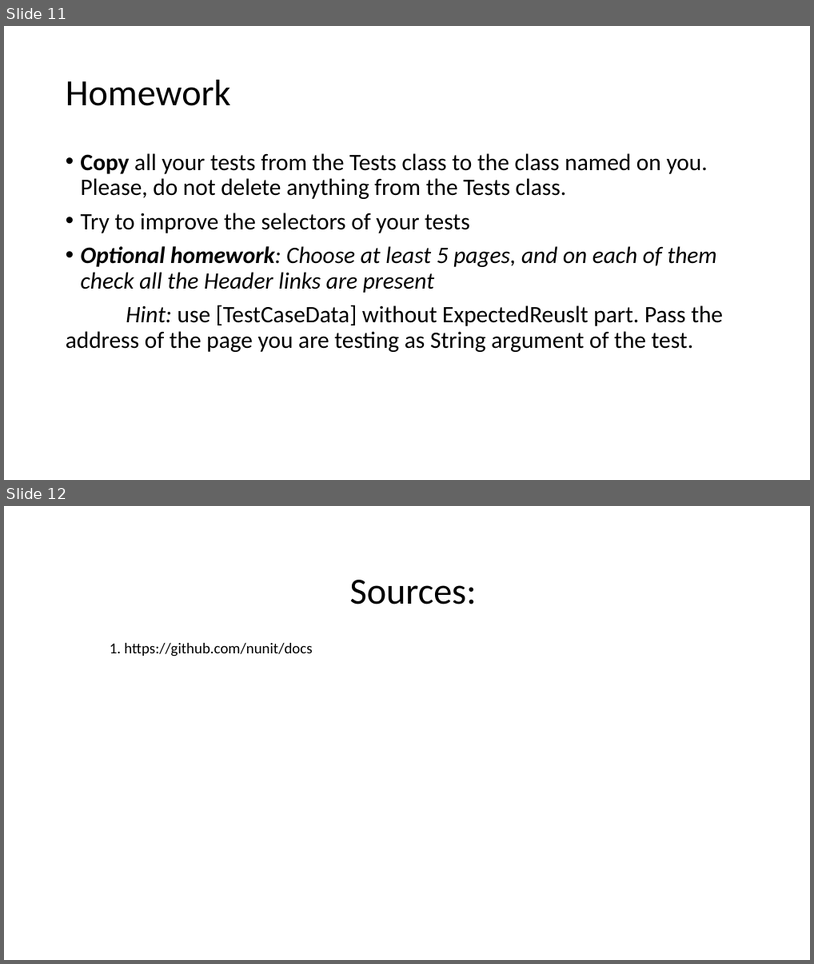
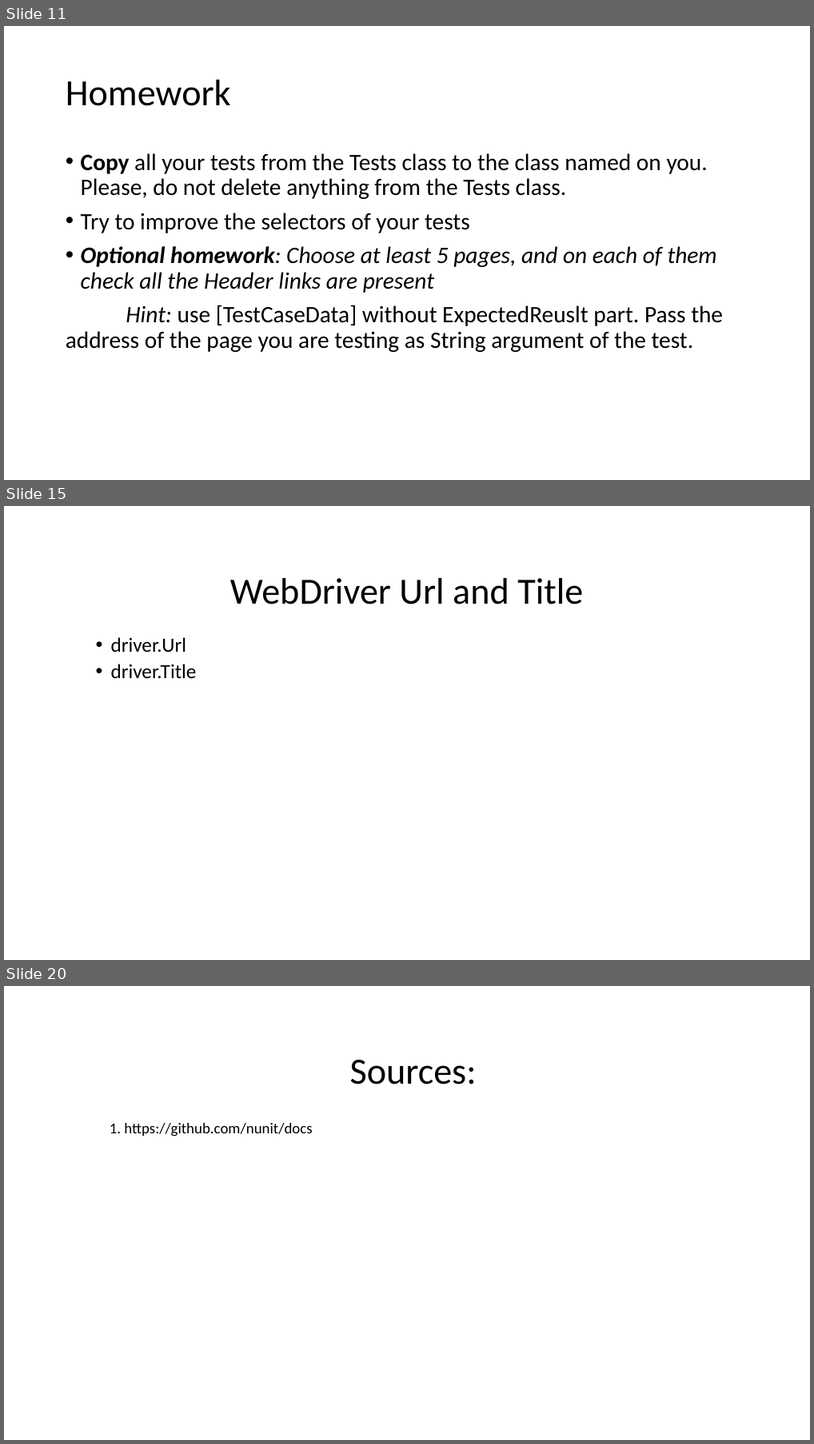
Before and after one commit to dvelio/QAAutomationCourse2017, a slide deck: Presentations/QA Automation Course Week 5.pptx. Shown one above the other, each under a label of ours: slides 11 and 12 before the commit, slides 11, 15 and 20 after it; the slides between them are not shown. The pictures are 814x964 and 814x1444 pixels, drawn with LibreOffice and Linux fonts; fonts in the diff are those of the drawing. Boxes give left, top, right and bottom in pixels: in the first picture for what was removed or moved away, otherwise in the second. Text is boxed around its words. In the diff, an @@ line names an element or a change of style, - is before the commit and + after.

```diff
--- a/Presentations/QA Automation Course Week 5.pptx
+++ b/Presentations/QA Automation Course Week 5.pptx
@@ slide 15 added at (4,506,810,960), background #FFFFFF @@
@@ title added at (230,578,583,604), 44 pt, text #000000 @@
+WebDriver Url and Title
@@ text added at (111,637,197,678), 24 pt, text #000000 @@
+  • driver.Url
+  • driver.Title
@@ what was slide 12 is now slide 20 @@
```
Also in this commit, not shown: 2 slides changed, 7 other slides added, 1 other file.
